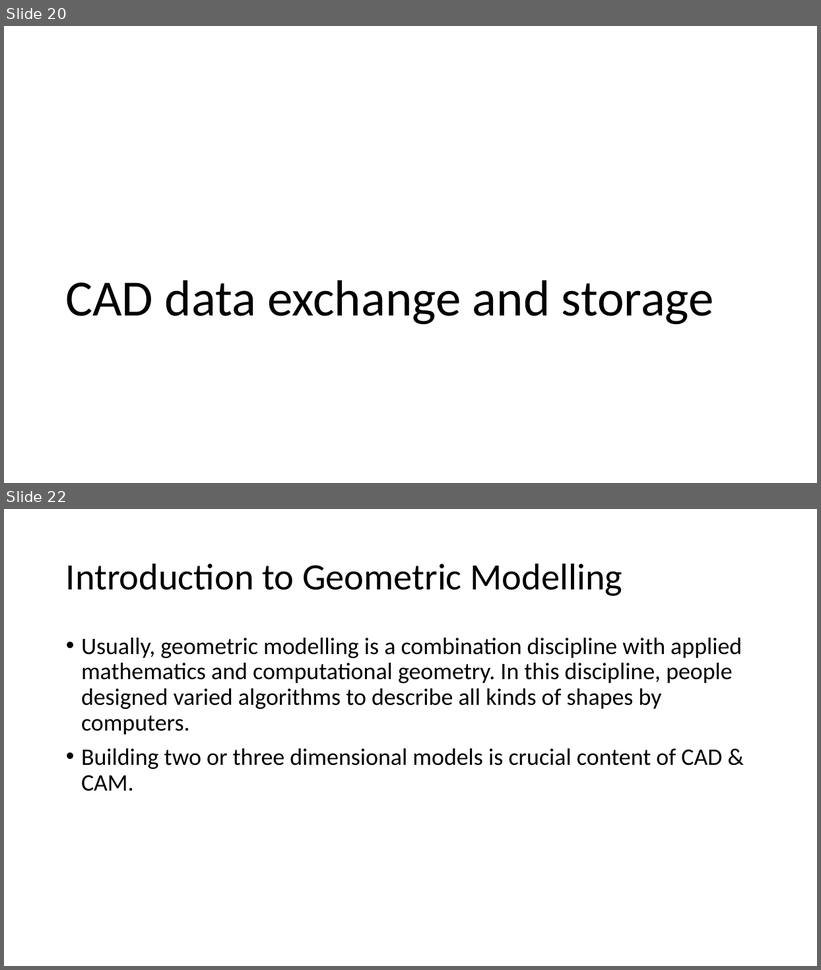
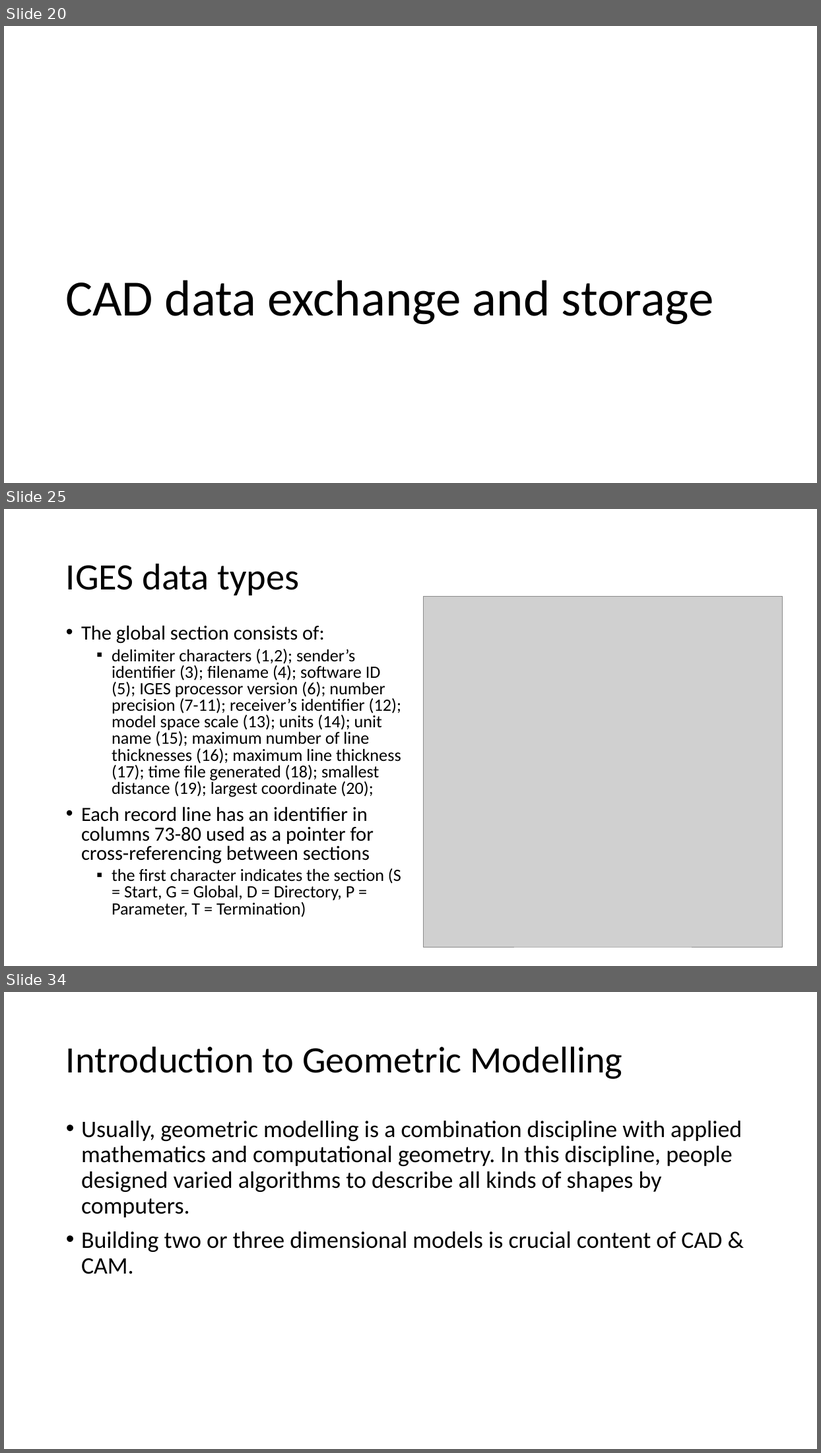
Before and after one commit to Jinny-Ching/cad_cam_course, a slide deck: CAD_CAM.pptx. Shown one above the other, each under a label of ours: slides 20 and 22 before the commit, slides 20, 25 and 34 after it; the slides between them are not shown. The pictures are 821x970 and 821x1453 pixels, drawn with LibreOffice and Linux fonts; fonts in the diff are those of the drawing; grey boxes stand for pictures. Boxes give left, top, right and bottom in pixels: in the first picture for what was removed or moved away, otherwise in the second. Text is boxed around its words. In the diff, an @@ line names an element or a change of style, - is before the commit and + after.

```diff
--- a/CAD_CAM.pptx
+++ b/CAD_CAM.pptx
@@ slide 25 added at [4,509,817,966], background #FFFFFF @@
@@ title added at [66,563,300,595], 44 pt, text #000000 @@
+IGES data types
@@ picture added at [423,596,782,948] @@
@@ text added at [81,625,401,918], 20.4 pt, text #000000 @@
+• The global section consists of:
+  ▪ delimiter characters (1,2); sender’s identifier (3); filename (4); software ID (5); IGES processor version (6); number precision (7-11); receiver’s identifier (12); model space scale (13); units (14); unit name (15); maximum number of line thicknesses (16); maximum line thickness (17); time file generated (18); smallest distance (19); largest coordinate (20);
+• Each record line has an identifier in columns 73-80 used as a pointer for cross-referencing between sections
+  ▪ the first character indicates the section (S = Start, G = Global, D = Directory, P = Parameter, T = Termination)
@@ what was slide 22 is now slide 34 @@
```
Also in this commit, not shown: 3 slides changed, 12 other slides added.
